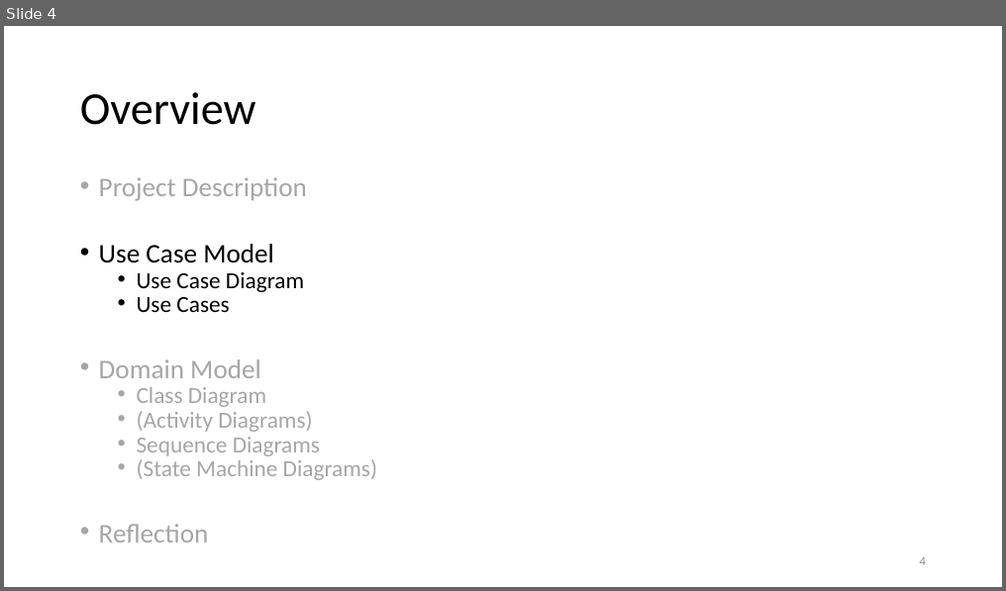
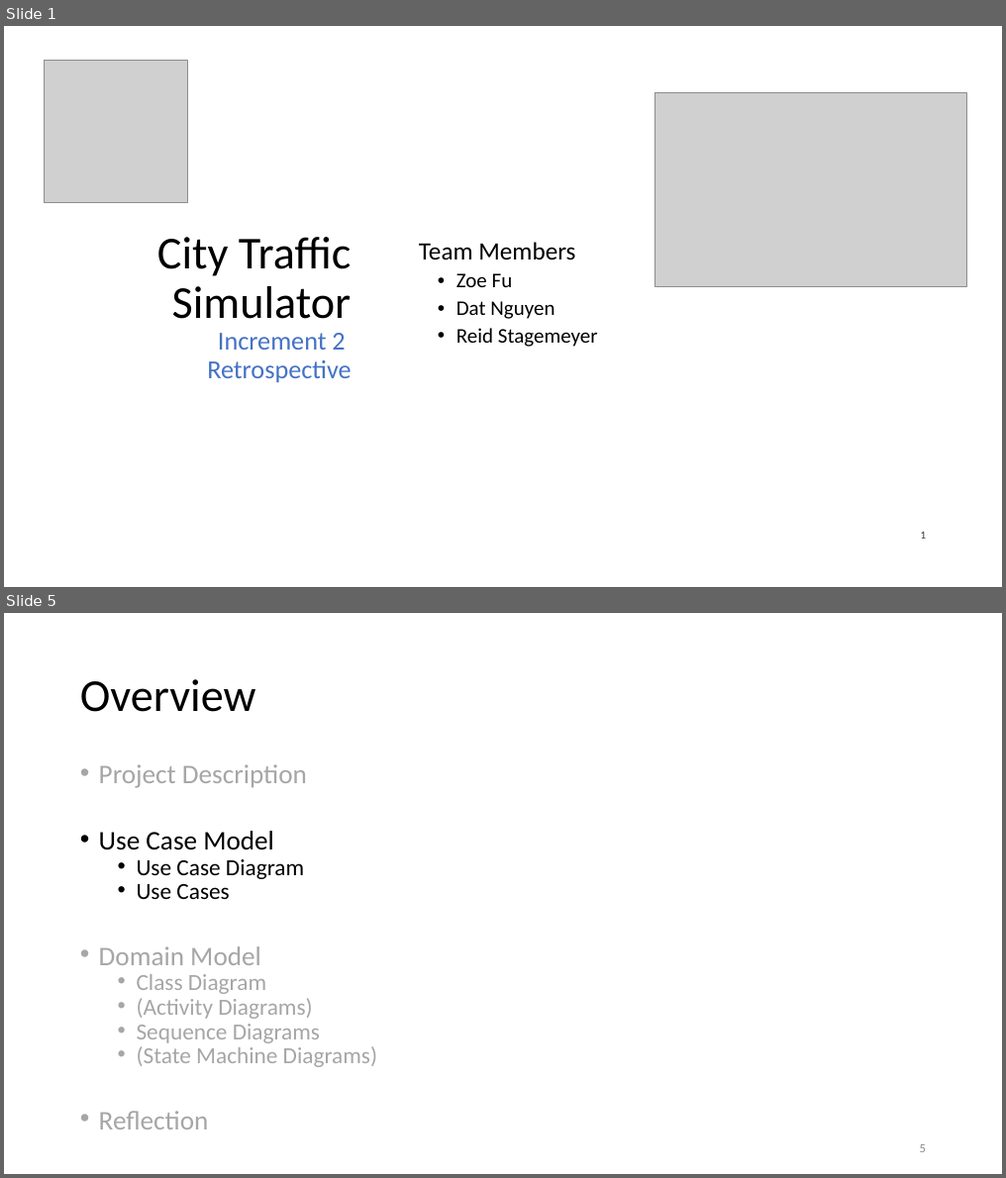
Before and after one commit to datduyng/networkflow.java, a slide deck: slides/increment02-use-case-analysis.pptx. Shown one above the other, each under a label of ours: slide 4 before the commit, slides 1 and 5 after it; the slides between them are not shown. The pictures are 1006x591 and 1006x1178 pixels, drawn with LibreOffice and Linux fonts; fonts in the diff are those of the drawing; grey boxes stand for pictures. Boxes give left, top, right and bottom in pixels: in the first picture for what was removed or moved away, otherwise in the second. Text is boxed around its words. In the diff, an @@ line names an element or a change of style, - is before the commit and + after.

```diff
--- a/slides/increment02-use-case-analysis.pptx
+++ b/slides/increment02-use-case-analysis.pptx
@@ slide 1 added at (x1=4, y1=26, x2=1002, y2=587), background #FFFFFF @@
@@ picture added at (x1=44, y1=60, x2=187, y2=202) @@
@@ picture added at (x1=655, y1=92, x2=967, y2=287) @@
@@ title added at (x1=157, y1=237, x2=351, y2=383), 25 pt, text #4472C4 @@
+City Traffic Simulator
+Increment 2 Retrospective
@@ subtitle added at (x1=419, y1=242, x2=598, y2=347), 20 pt, text #000000 @@
+Team Members
+  • Zoe Fu
+  • Dat Nguyen
+  • Reid Stagemeyer
@@ page number added at (x1=921, y1=532, x2=927, y2=539), 10.5 pt, text #000000 at 80% opacity @@
+1
@@ what was slide 4 is now slide 5 @@
@@ page number at (x1=920, y1=1145, x2=926, y2=1153): text changed @@
-4
+5
```
Also in this commit, not shown: 5 slides changed, 5 other slides added, 3 slides removed, 2 other files.
